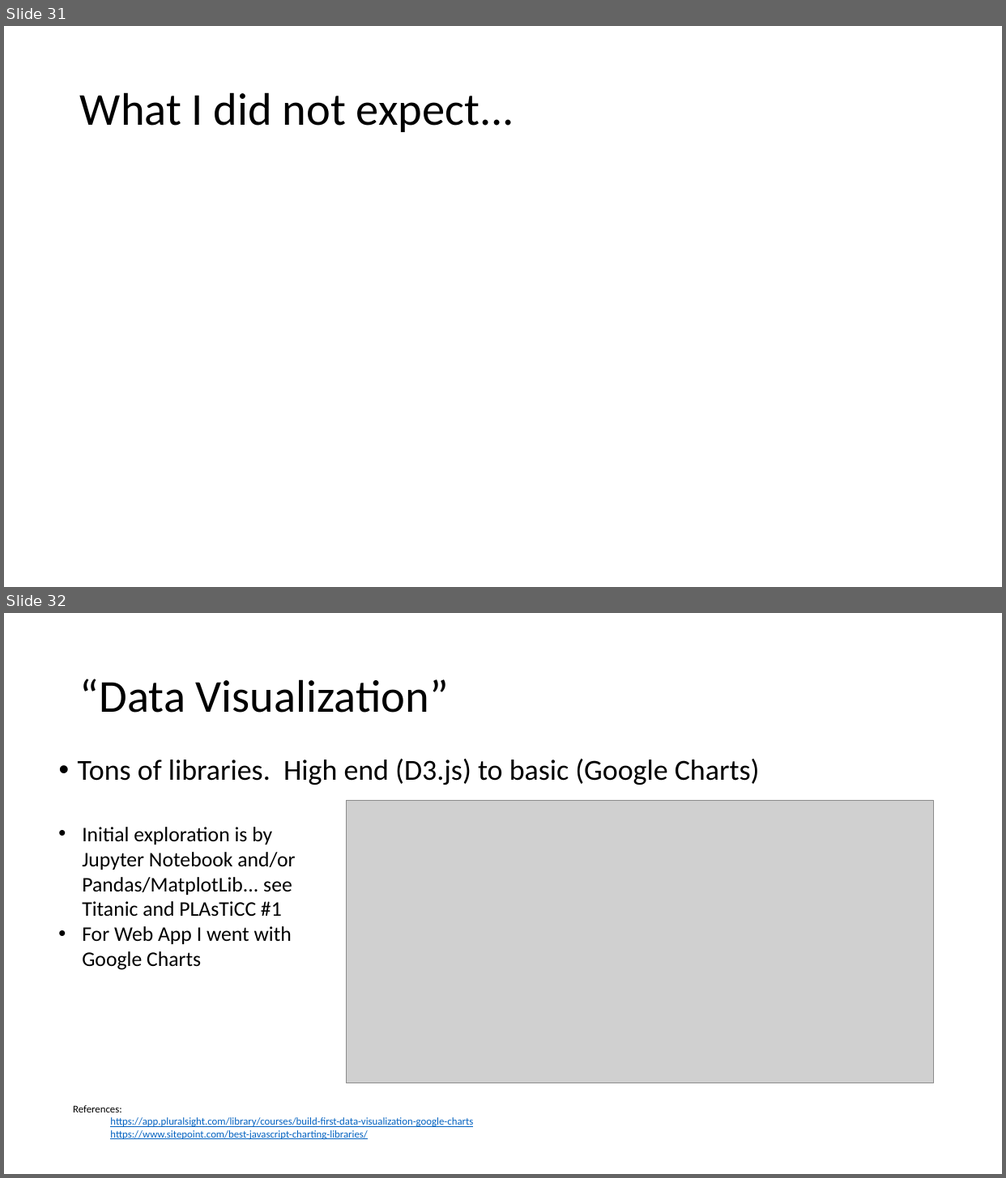
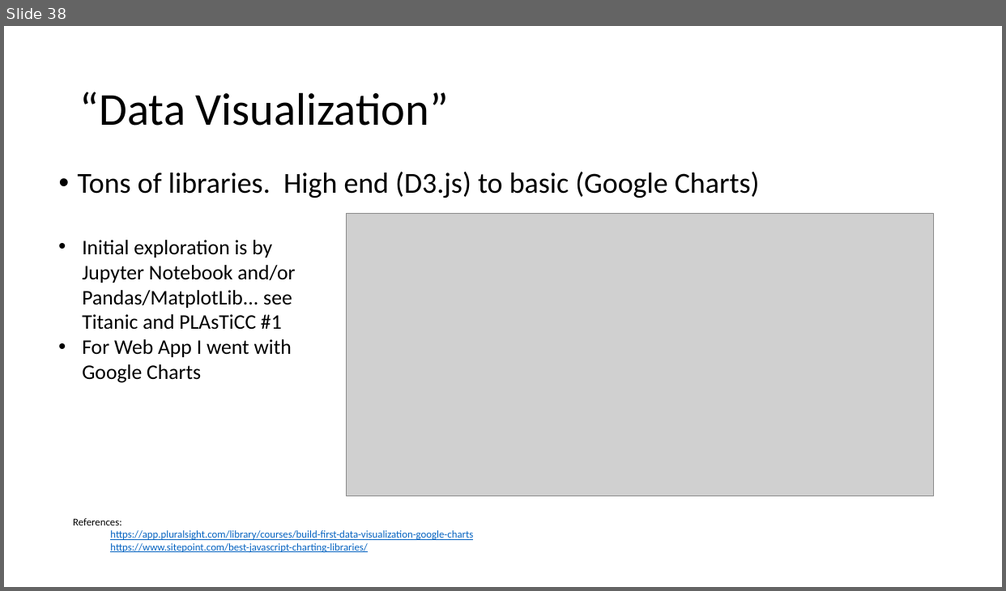
Before and after one commit to cwinsor/django_103_plasticc_and_ux, a slide deck: presentation.pptx. Shown one above the other, each under a label of ours: slides 31 and 32 before the commit, slide 38 after it. The pictures are 1006x1178 and 1006x591 pixels, drawn with LibreOffice and Linux fonts; fonts in the diff are those of the drawing; grey boxes stand for pictures. Boxes give left, top, right and bottom in pixels: in the first picture for what was removed or moved away, otherwise in the second. Text is boxed around its words. In the diff, an @@ line names an element or a change of style, - is before the commit and + after.

```diff
--- a/presentation.pptx
+++ b/presentation.pptx
@@ slide 31 removed at (4, 26, 1002, 587), background #FFFFFF @@
@@ title removed at (80, 92, 514, 132) @@
-What I did not expect...
@@ what was slide 32 is now slide 38 @@
```
Also in this commit, not shown: 1 slide changed, 11 slides added, 2 other slides removed, 1 other file.
